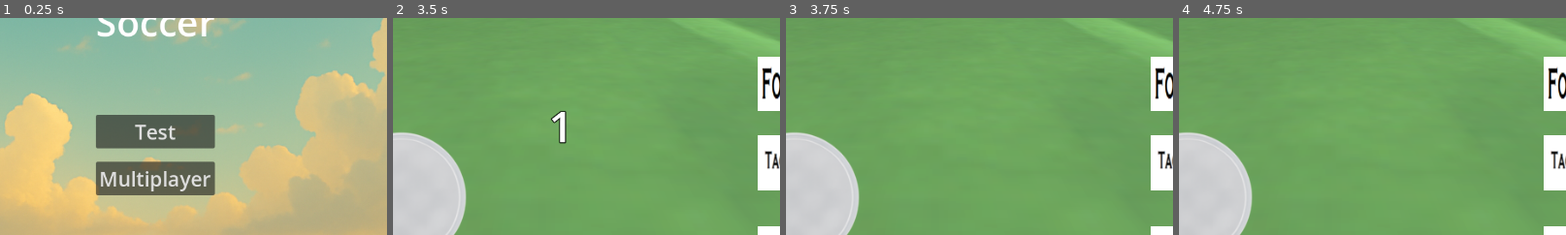
Above: before the commit, frames 1-4 (left to right).
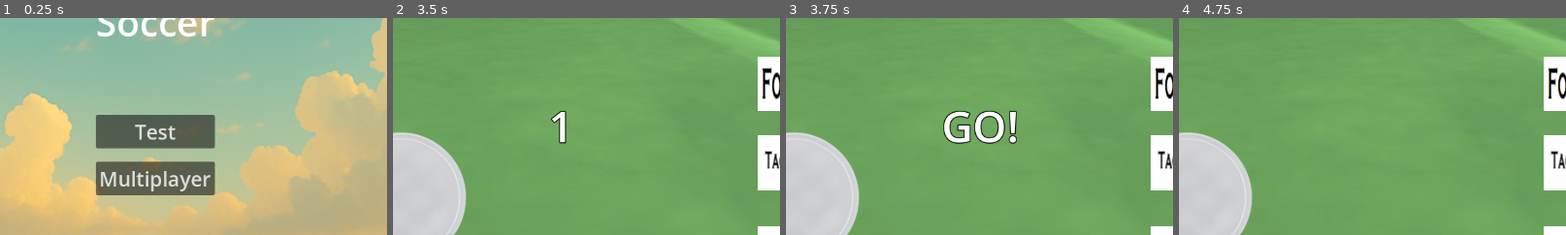
Above: after the commit, the same moments.

Repository: Faisal9777/power-soccer
Game: Godot game, scene res://title_screen.tscn
Same seed, same stepped clock (60 frames per second), same inputs: the game is played once before the commit and once after it.
Inputs (mouse positions are % of the whole screen's width and height, from its top left):
- Up to frame 1 (0.25 s): no input
- Up to frame 2 (3.5 s): click "Test" at 0.5 s; tap Enter (ui_accept) at 1.25, 2, 2.75 s; move the mouse to (55, 50) at 1.27 s; hold W (move_forward) from 1.28 s (still down); tap Q (tackle) at 1.35, 2.3, 3.05 s; click (55, 50) at 1.42 s; tap Space (jump) at 1.52, 2.27 s; move the mouse to (45, 50) at 2.02 s; tap E (dribble) at 2.1 s; move the mouse to (52, 48) at 2.77 s; tap H (host_key) at 2.85 s
- Up to frame 3 (3.75 s): keep holding W (move_forward); tap Enter (ui_accept) at 3.5 s; move the mouse to (49, 52) at 3.52 s; tap J (join_key) at 3.6 s; click (49, 52) at 3.67 s
- Up to frame 4 (4.75 s): keep holding W (move_forward); tap Space (jump) at 3.77, 4.52 s; tap Q (tackle) at 3.8, 4.55 s; tap Enter (ui_accept) at 4.25 s; move the mouse to (57, 51) at 4.27 s; click (57, 51) at 4.35 s
The pictures show only the part of the screen within x 30-80%, y 32-82%; the shares and areas given below are measured in that part.

Frames 1-2 are identical in both runs. In frame 3, 1.7% of the frame differs, in the area x 40-60%, y 42-59%; in frame 4, nothing differs.

Commit message:
freezing player when in countdown and unfreezing when the game starts implemented

Diff:
--- a/scripts/game.gd
+++ b/scripts/game.gd
@@ -21,8 +21,9 @@
 var _end_ms: int = -1
 var _game : Dictionary = {}
 var countdown_ms: int = 0                 # replicated ALWAYS during prestart
-var _cd_ms: int = -1
+var _cd_ms: int = -2
 var is_paused := true
+var _all_team_assinged_color := false
 # ---------- replicated property ----------
 var time_left_ms: int = 0    # <— this is the ONLY thing we sync
 var blue_score: int = 0           # NEW: server writes, clients read
@@ -45,7 +46,6 @@
 # Scene references (set on _ready by grabbing from World)
 #var spawns_blue: Array[Node3D] = []
 #var spawns_red:  Array[Node3D] = []
-
 var players_root: Node
 var ball_holder: Node
 
@@ -57,7 +57,8 @@
 
 # Networking
 var IS_HOST := GameState.is_host
-
+const BLUE := Color(0.20, 0.60, 1.00)
+const RED  := Color(1.00, 0.30, 0.30)
 
 func setup(s_cfg: Dictionary, blue: Node3D, red: Node3D, ball_sp: Node3D, scene: Node3D) -> void:
     _duration_sec = s_cfg.get("duration_sec")
@@ -82,8 +83,12 @@
 
 func _start_game() -> void:
     is_paused = false
-    _cd_ms = -1
-    _countdown_label.hide()
+    for k in GameState.roster.keys():
+        var p := get_node(GameState.roster[k]["player_path"]) as Node3D
+        #print("the player's id is: ", pid)
+        if p == null:
+            continue
+        p.freeze(false)
 
 func _set_game() -> void:
     _spawn_ball_at(ball_spawn.global_transform.origin)
@@ -201,11 +206,13 @@
     var p_blue := NodePath(".:blue_score")
     var p_red  := NodePath(".:red_score")
     var p_cd := NodePath(".:countdown_ms")
+    var p_ps := NodePath(".:is_paused")
 
     cfg.add_property(p_time)
     cfg.add_property(p_blue)
     cfg.add_property(p_red)
     cfg.add_property(p_cd)
+    cfg.add_property(p_ps)
 
     # Time updates every frame -> ALWAYS (unreliable, frequent)
     cfg.property_set_replication_mode(p_time, SceneReplicationConfig.REPLICATION_MODE_ALWAYS)
@@ -213,6 +220,7 @@
     cfg.property_set_replication_mode(p_blue, SceneReplicationConfig.REPLICATION_MODE_ON_CHANGE)
     cfg.property_set_replication_mode(p_red,  SceneReplicationConfig.REPLICATION_MODE_ON_CHANGE)
     cfg.property_set_replication_mode(p_cd,    SceneReplicationConfig.REPLICATION_MODE_ALWAYS)     # 3s, smooth
+    cfg.property_set_replication_mode(p_ps,    SceneReplicationConfig.REPLICATION_MODE_ALWAYS)     # 3s, smooth
     sync.replication_config = cfg
     sync.replication_interval = 0.0   # send time every multiplayer tick
 
@@ -238,9 +246,13 @@
         var s := int(ceil(ms / 1000.0))
         _countdown_label.text = str(s)     # "3", "2", "1"
         _countdown_label.show()
+
     elif ms == 0:
         _countdown_label.text = "GO!"
         _countdown_label.show()
+
+    elif ms == -1:
+        _countdown_label.hide()
 
 
 
@@ -305,23 +317,31 @@
     if not is_paused:
         # Everyone (server + clients) renders from replicated time_left_ms
         _update_label(time_left_ms)
-    else:
-        _update_countdown_ui(countdown_ms)
-    if countdown_ms == 0:
+
+    _update_countdown_ui(countdown_ms)
+    _update_score_label(blue_score, red_score)
+
+
+func _physics_process_server(delta: float) -> void:
+    if is_paused and countdown_ms == 0:
         _start_game()
-    _update_score_label(blue_score, red_score)
-
-func _physics_process_server(delta: float) -> void:
     if not is_paused:
         if _end_ms > 0:
             var now := Time.get_ticks_msec()
             time_left_ms = max(0, _end_ms - now)  # this write replicates automatically
             if time_left_ms == 0:
                 _on_time_up_server()
-    else:
-        if _cd_ms > 0:
-            var now := Time.get_ticks_msec()
-            countdown_ms = max(0, _cd_ms - now)  # this write replicates automatically
+    if countdown_ms != -1:
+        #var now := Time.get_ticks_msec()
+        #countdown_ms = max(0, _cd_ms - now)  # this write replicates automatically
+        var now := Time.get_ticks_msec()
+        var remaining := _cd_ms - now   # ms until countdown end
+        if remaining > 0:
+            countdown_ms = remaining
+        elif remaining > -1000:
+            countdown_ms = 0           # just hit 0: show GO! for up to 1s
+        else:
+            countdown_ms = -1          # after 1 more second: hide
 
 
 
@@ -378,11 +398,10 @@
     var target_pos := ball_spawn.global_position
     for k in GameState.roster.keys():
         var pid := int(k)
-        if _game.is_empty():
-            var entry: Dictionary = _game.get_or_add(k, {}) as Dictionary        # create {} at key k if missing
-            entry["name"] = GameState.roster.get(k, {}).get("name", "")
-            entry["goals"] = 0
-            entry["assists"] = 0
+        var entry: Dictionary = _game.get_or_add(k, {}) as Dictionary        # create {} at key k if missing
+        entry["name"] = GameState.roster.get(k, {}).get("name", "")
+        entry["goals"] = 0
+        entry["assists"] = 0
         var p := get_node(GameState.roster[k]["player_path"]) as Node3D
         #print("the player's id is: ", pid)
         if p == null:
@@ -393,14 +412,59 @@
             if sp:
                 p.global_transform = sp.global_transform
                 blue_placed += 1
+                if not _all_team_assinged_color: _set_player_team_color(p, true)
         else:
             var sp := spawns_red.get_node_or_null("Spawn%d" % red_placed) as Node3D
             if sp:
                 p.global_transform = sp.global_transform
                 red_placed += 1
+                if not _all_team_assinged_color: _set_player_team_color(p, false)
         # tell that specific client to aim their camera
         p.focus_at(ball)
-
+        p.freeze(true)
+    _all_team_assinged_color = true
+
+
+func _set_player_team_color(p: Node3D, is_blue: bool) -> void:
+    print("assigningg color to; ", p.name)
+    var col := BLUE
+    if not is_blue: col = RED
+    _tint_recursive(p, col)
+
+func _tint_recursive(n: Node, col: Color) -> void:
+    if n is MeshInstance3D:
+        var mi: MeshInstance3D = n as MeshInstance3D
+        var mesh: Mesh = mi.mesh
+        if mesh != null:
+            var sc: int = mesh.get_surface_count()
+            var s: int = 0
+            while s < sc:
+                var base_mat: Material = mi.get_surface_override_material(s)
+                if base_mat == null:
+                    base_mat = mesh.surface_get_material(s)
+
+                var new_mat: Material
+                if base_mat != null:
+                    new_mat = base_mat.duplicate(true)
+                else:
+                    new_mat = StandardMaterial3D.new()
+
+                if new_mat is StandardMaterial3D:
+                    var sm: StandardMaterial3D = new_mat as StandardMaterial3D
+                    sm.albedo_color = col
+                elif new_mat is ShaderMaterial:
+                    var sh: ShaderMaterial = new_mat as ShaderMaterial
+                    # your shader must have a 'tint_color' uniform (change name if different)
+                    sh.set_shader_parameter("tint_color", col)
+
+                mi.set_surface_override_material(s, new_mat)
+                s += 1
+
+    # recurse children
+    var children: Array = n.get_children()
+    for i in children.size():
+        var child: Node = children[i] as Node
+        _tint_recursive(child, col)
 
 func _pick_spawn(team:int, blue_i:int, red_i:int) -> Node3D:
     return spawns_blue[min(blue_i, spawns_blue.size()-1)] if team == GameState.Team.BLUE \
--- a/scripts/player.gd
+++ b/scripts/player.gd
@@ -82,6 +82,7 @@
 var _captured := true
 var _yaw_delta_accum: float = 0.0  # collected since last send
 var _pitch_delta_accum := 0.0
+var _is_frozen := true
 const SELF_LAYER_UI := 19                     # the checkbox number in the inspector
 const SELF_LAYER_MASK := 1 << (SELF_LAYER_UI - 1)  # convert 1..20 -> bit 0..19
 const WORLD_LAYER_MASK := 1 << 0   # Layer 1 (default / visible to camera)
@@ -377,19 +378,20 @@
 func simulate_server(delta: float) -> void:
 	#if is_instance_valid(current_ball) and current_ball.linear_velocity.length() > 0.1:
 		#log_ball_velocity()
-	if current_ball_path:
-		_resolve_ball()
-	_update_cooldowns(delta)
-	_update_charge_server(delta)
-	apply_gravity(delta)
-	#_face_camera_yaw(delta)
-	_update_player_facing_server(delta)
-	#_calculate_arrow_position(delta)
-	var input_dir := _get_input_dir_server()
-	_pre_move_vel = velocity
-	_handle_tackle_input_server(delta)
-	_handle_action_server(input_dir, delta)
-	_update_stamina_server(delta)
+	if not _is_frozen:
+		if current_ball_path:
+			_resolve_ball()
+		_update_cooldowns(delta)
+		_update_charge_server(delta)
+		apply_gravity(delta)
+		#_face_camera_yaw(delta)
+		_update_player_facing_server(delta)
+		#_calculate_arrow_position(delta)
+		var input_dir := _get_input_dir_server()
+		_pre_move_vel = velocity
+		_handle_tackle_input_server(delta)
+		_handle_action_server(input_dir, delta)
+		_update_stamina_server(delta)
 
 func _can_perform(action: String, stamina_required : float) -> bool:
 
@@ -660,6 +662,10 @@
 
 func get_aim_arrow_position() -> Transform3D:
 	return aim_arrow.global_transform
+
+func freeze(toggle : bool) -> void:
+	_is_frozen = toggle
+
 
 func _debug_red_dot(ball: Node3D,p: Vector3, seconds: float = 1.5, size: float = 0.06) -> void:
 	var mi := MeshInstance3D.new()
